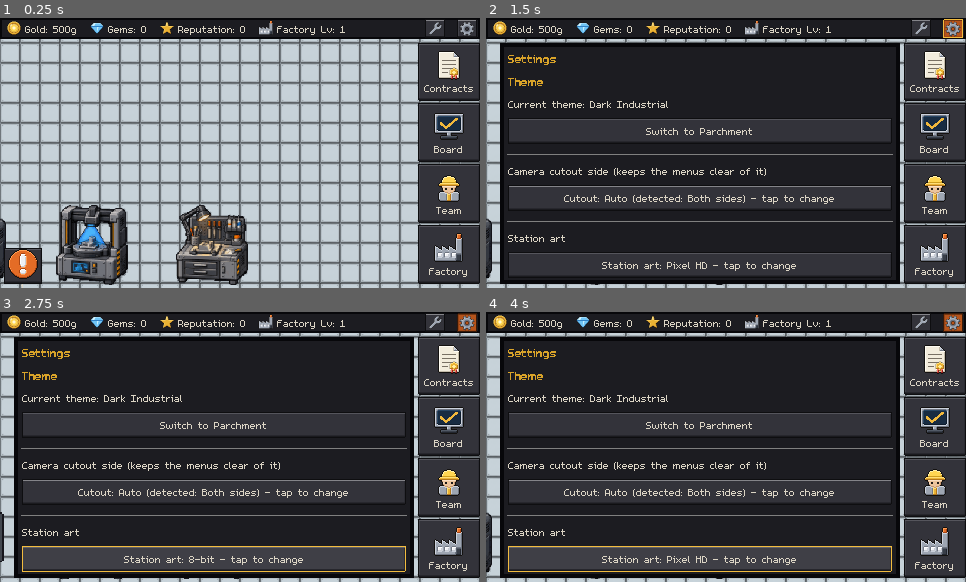
Above: before the commit, frames 1-4 (two rows, left to right).
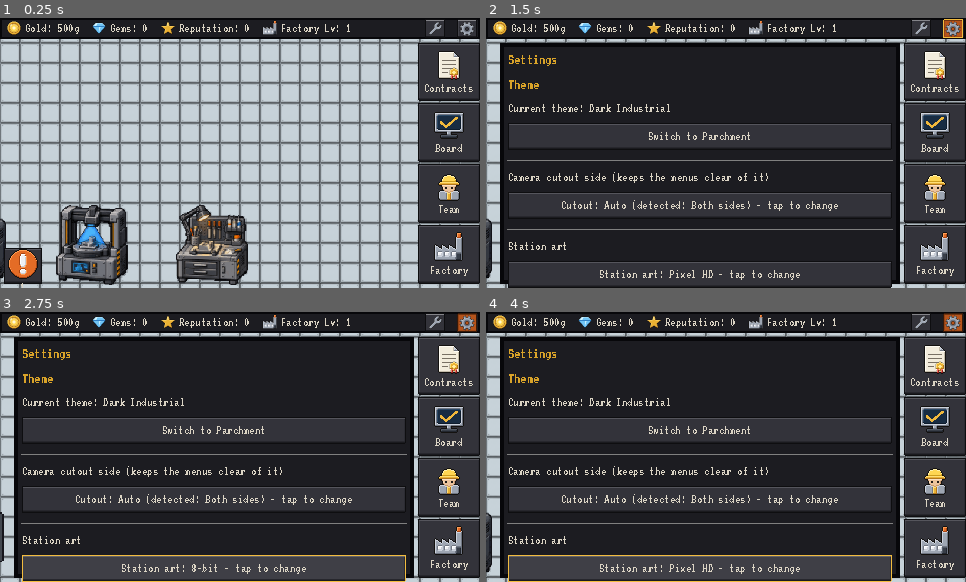
Above: after the commit, the same moments.

Repository: carverweirick/foundry-mobile-game
Game: Godot game, scene res://scenes/main.tscn
The game is run twice, just before and just after one commit, with the same random seed, the same clock (stepped at 60 frames per second) and the same inputs.
Inputs (mouse positions are in pixels of both pictures, inside the frame that each line leads up to):
- Up to frame 1 (0.25 s): no input
- Up to frame 2 (1.5 s): click (922, 28) at 0.52 s; click (951, 28) at 1.27 s
- Up to frame 3 (2.75 s): click "Station art: Pixel HD - tap t…" at 2 s
- Up to frame 4 (4 s): click "Station art: 8-bit - tap to c…" at 2.75 s; click "Station art: Painted (AI) - t…" at 3.5 s

The runs differ from the first frame. In frame 1, 1.8% of the frame differs, in the area x 4-99%, y 1-99%; in frame 2, 20%; in frame 3, 21%; in frame 4, 21%, in the area x 4-99%, y 1-100%.

Commit message:
HD text: a finer pixel font at the same widths, now the default
User request: more detail in the text. m5x7 is a 5x7-pixel font, so on
a phone each glyph is a handful of fat blocks and the 12px captions get
mushy. Compared candidates offscreen at iPhone resolution at equal
width; VT323 (SIL OFL, no Reserved Font Name) has about twice the
vertical pixel detail and stays clearly pixel art.

At the same nominal size VT323 is 1.167x wider than m5x7, which would
break every menu's width budget, so tools/make_text_font.py raises its
unitsPerEm by exactly that ratio: assets/fonts/vt323_hd.ttf renders as
wide as m5x7 at every size, and no size constant or layout changes. The
unmodified source sits in tools/font_src/ (.gdignore'd, not shipped);
the license ships beside the font.

Settings > Text switches Classic (m5x7) / HD live by swapping both
Themes' default_font (nothing overrides it). Overflow audit with HD:
101 buttons, 0 problems at 585- and 480-wide views.

Co-Authored-By: Claude Opus 5.5 <noreply@anthropic.com>
Claude-Session: https://claude.ai/code/session_01F7cN4k6ng39WJsgFcGtTac

Diff:
--- a/autoload/theme_manager.gd
+++ b/autoload/theme_manager.gd
@@ -64,6 +64,21 @@
 	StationArtStyle.AI: "Painted (AI)",
 }
 
+## Which font all UI text uses (user request 2026-10-17: more detail in the
+## text). HD is VT323, re-em'd by tools/make_text_font.py to exactly m5x7's
+## width at every size, so no size or layout changes with it; it has about
+## twice the vertical pixel detail. Appended - settings.cfg stores the int.
+enum TextStyle { CLASSIC, HD }
+
+const TEXT_STYLE_DISPLAY_NAMES := {
+	TextStyle.CLASSIC: "Classic",
+	TextStyle.HD: "HD",
+}
+const TEXT_FONT_PATHS := {
+	TextStyle.CLASSIC: "res://assets/fonts/m5x7.ttf",
+	TextStyle.HD: "res://assets/fonts/vt323_hd.ttf",
+}
+
 const CUTOUT_SIDE_DISPLAY_NAMES := {
 	CutoutSide.AUTO: "Auto",
 	CutoutSide.LEFT: "Left",
@@ -76,16 +91,19 @@
 signal theme_changed(theme_choice: ThemeChoice)
 signal cutout_side_changed(side: CutoutSide)
 signal station_art_changed(style: StationArtStyle)
+signal text_style_changed(style: TextStyle)
 
 var current_theme: ThemeChoice = ThemeChoice.DARK
 var cutout_side: CutoutSide = CutoutSide.AUTO
 var station_art: StationArtStyle = StationArtStyle.PIXEL_HD
+var text_style: TextStyle = TextStyle.HD
 
 
 func _ready() -> void:
 	_load_settings()
 	for choice in THEME_PATHS:
 		_install_bevel_buttons(load(THEME_PATHS[choice]), choice)
+	_apply_text_font()
 	_apply_theme()
 
 
@@ -137,6 +155,24 @@
 	station_art_changed.emit(station_art)
 
 
+func set_text_style(style: TextStyle) -> void:
+	if style == text_style:
+		return
+	text_style = style
+	_apply_text_font()
+	_save_settings()
+	text_style_changed.emit(text_style)
+
+
+## Both Themes are the cached instances every Control resolves through
+## (including the project default theme), so swapping their default_font
+## re-fonts everything that doesn't override it - nothing in this project does.
+func _apply_text_font() -> void:
+	var font: Font = load(TEXT_FONT_PATHS[text_style])
+	for choice in THEME_PATHS:
+		(load(THEME_PATHS[choice]) as Theme).default_font = font
+
+
 func set_cutout_side(side: CutoutSide) -> void:
 	if side == cutout_side:
 		return
@@ -179,6 +215,9 @@
 	var saved_art: int = config.get_value("ui", "station_art", StationArtStyle.PIXEL_HD)
 	if STATION_ART_DISPLAY_NAMES.has(saved_art):
 		station_art = saved_art
+	var saved_text: int = config.get_value("ui", "text_style", text_style)
+	if TEXT_STYLE_DISPLAY_NAMES.has(saved_text):
+		text_style = saved_text
 
 
 func _save_settings() -> void:
@@ -189,4 +228,5 @@
 	config.set_value("ui", "theme", current_theme)
 	config.set_value("ui", "cutout_side", cutout_side)
 	config.set_value("ui", "station_art", station_art)
+	config.set_value("ui", "text_style", text_style)
 	config.save(SETTINGS_PATH)
--- a/scenes/settings_overlay.gd
+++ b/scenes/settings_overlay.gd
@@ -15,6 +15,7 @@
 var hud: Hud = null
 var _cutout_button: Button
 var _art_button: Button
+var _text_button: Button
 
 
 func _on_ready() -> void:
@@ -43,6 +44,15 @@
 	_art_button.pressed.connect(_on_art_pressed)
 	content.add_child(_art_button)
 	ThemeManager.station_art_changed.connect(func(_style): _refresh())
+	# Classic m5x7, or the HD font (more pixel detail, same widths).
+	content.add_child(HSeparator.new())
+	var text_header := Label.new()
+	text_header.text = "Text"
+	content.add_child(text_header)
+	_text_button = Button.new()
+	_text_button.pressed.connect(_on_text_pressed)
+	content.add_child(_text_button)
+	ThemeManager.text_style_changed.connect(func(_style): _refresh())
 
 
 func _on_open() -> void:
@@ -59,11 +69,18 @@
 		side_text += " (detected: %s)" % hud.detected_camera_side_name()
 	_cutout_button.text = "Cutout: %s - tap to change" % side_text
 	_art_button.text = "Station art: %s - tap to change" % ThemeManager.STATION_ART_DISPLAY_NAMES[ThemeManager.station_art]
+	_text_button.text = "Text: %s - tap to change" % ThemeManager.TEXT_STYLE_DISPLAY_NAMES[ThemeManager.text_style]
 
 
 func _on_art_pressed() -> void:
 	var next: int = (ThemeManager.station_art + 1) % ThemeManager.STATION_ART_DISPLAY_NAMES.size()
 	ThemeManager.set_station_art(next as ThemeManager.StationArtStyle)
+	_refresh.call_deferred()
+
+
+func _on_text_pressed() -> void:
+	var next: int = (ThemeManager.text_style + 1) % ThemeManager.TEXT_STYLE_DISPLAY_NAMES.size()
+	ThemeManager.set_text_style(next as ThemeManager.TextStyle)
 	_refresh.call_deferred()
 
 
Not shown, added: assets/fonts/VT323-OFL.txt
Binary file added: assets/fonts/vt323_hd.ttf
Not shown, added: assets/fonts/vt323_hd.ttf.import
Not shown, added: tools/font_src/.gdignore
Not shown, added: tools/font_src/VT323-OFL.txt
Binary file added: tools/font_src/VT323-Regular.ttf
Not shown, added: tools/make_text_font.py
